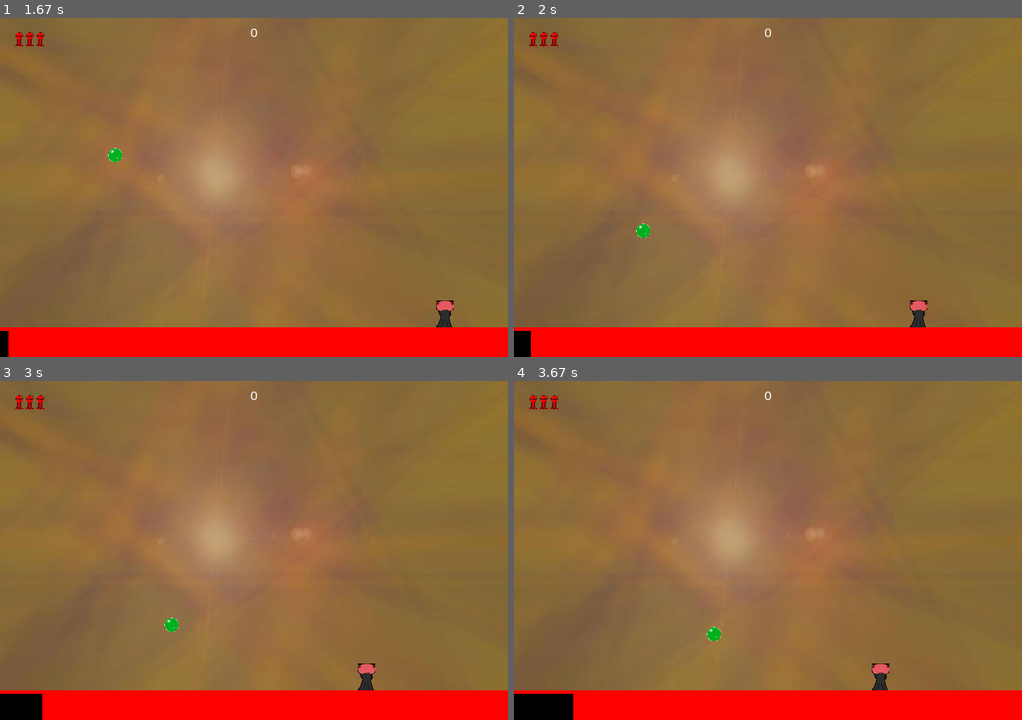
Above: before the commit, frames 1-4 (two rows, left to right).
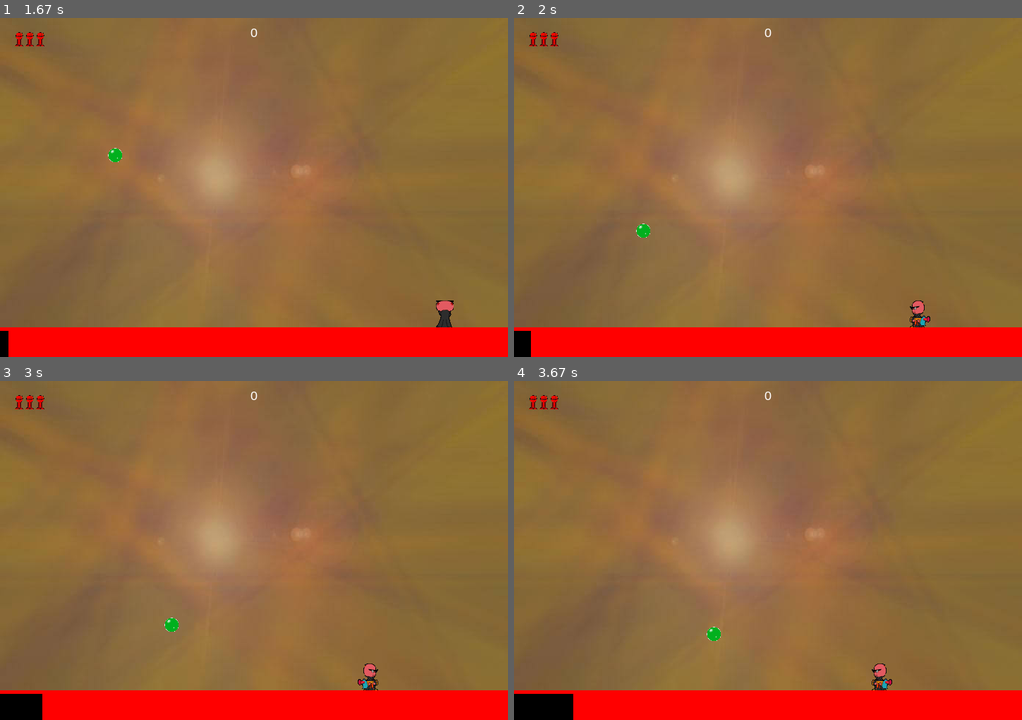
Above: after the commit, the same moments.

Repository: ratchek/bubble-trouble-pygame
Game: pygame game, started from src/game.py
Two runs of this game, one before a commit and one after it. Both use one fixed random seed, a clock stepped at 60 frames per second and the inputs below.
Inputs:
- Up to frame 1 (1.67 s): tap Enter at 0.33 s; hold Right 1.17-1.63 s
- Up to frame 2 (2 s): hold Left from 1.67 s (still down)
- Up to frame 3 (3 s): release Left at 2.2 s; hold Left 2.23-2.63 s; hold Right from 2.67 s (still down)
- Up to frame 4 (3.67 s): release Right at 3.3 s; hold Left from 3.33 s (still down)

Frame 1 is identical in both runs. In frame 2, 0.2% of the frame differs, in the area x 77-82%, y 83-92%; in frame 3, 0.2%, in the area x 70-75%, y 83-92%; in frame 4, 0.2%.

Commit message:
Basic character animation

Diff:
--- a/src/player.py
+++ b/src/player.py
@@ -2,31 +2,61 @@
 import pygame
 from harpoon import Harpoon
 from spritesheet import Spritesheet
+import itertools
+from settings import TIME_PER_CHARACTER_ANIMATION_FRAME
 
 class Player(pygame.sprite.Sprite):
     def __init__(self):
         super().__init__()
         sprite_sheet = Spritesheet()
-        self.image = sprite_sheet.get_image("idle", PLAYER_HEIGHT)
+        self.idle_image = sprite_sheet.get_image("idle", PLAYER_HEIGHT)
+        self.image = self.idle_image
         self.rect = self.image.get_rect()
         self.rect.midbottom =  (WIDTH/2, GAME_FLOOR)
         self.speedx = 0
         self.max_harpoons = 1
         self.lives = NO_OF_LIVES_AT_BEGINNING
+        self.animation_frames = [ sprite_sheet.get_image("walk_{}".format(i), PLAYER_HEIGHT) for i in range(1,5)]
+        self.animation_iterator = itertools.cycle(self.animation_frames)
+        self.walking = False
+        self.last_update = 0
+
     def shoot(self):
         harpoon = Harpoon(self.rect.centerx, self.rect.top)
         return harpoon
 
     def update(self):
         self.speedx = 0
+        # get input and calculate move
         keystate = pygame.key.get_pressed()
         if keystate[pygame.K_LEFT]:
             self.speedx -= PLAYER_SPEED
         if keystate[pygame.K_RIGHT]:
             self.speedx += PLAYER_SPEED
+
+        if self.speedx != 0:
+            frame = self.get_animation_frame()
+            if frame:
+                self.image = frame
+        else:
+            self.image = self.idle_image
+
+        # move
         self.rect.x += self.speedx
+        # be careful about walls
         if self.rect.left < 0:
             self.rect.left = 0
         if self.rect.right > WIDTH:
             self.rect.right = WIDTH
+        # update collision mask
         self.mask = pygame.mask.from_surface(self.image)
+
+    def get_animation_frame(self):
+        if pygame.time.get_ticks() > self.last_update + TIME_PER_CHARACTER_ANIMATION_FRAME:
+            self.last_update = pygame.time.get_ticks()
+            next_frame = next(self.animation_iterator)
+            if self.speedx < 0:
+                next_frame = pygame.transform.flip(next_frame, True, False,)
+            return next_frame
+        else:
+            return None
--- a/src/settings.py
+++ b/src/settings.py
@@ -43,6 +43,8 @@
     "items/elife.png"
     ]
 
+# in miliseconds
+TIME_PER_CHARACTER_ANIMATION_FRAME = 70
 # define colors. Used for development
 WHITE = (255, 255, 255)
 BLACK = (0, 0, 0)
